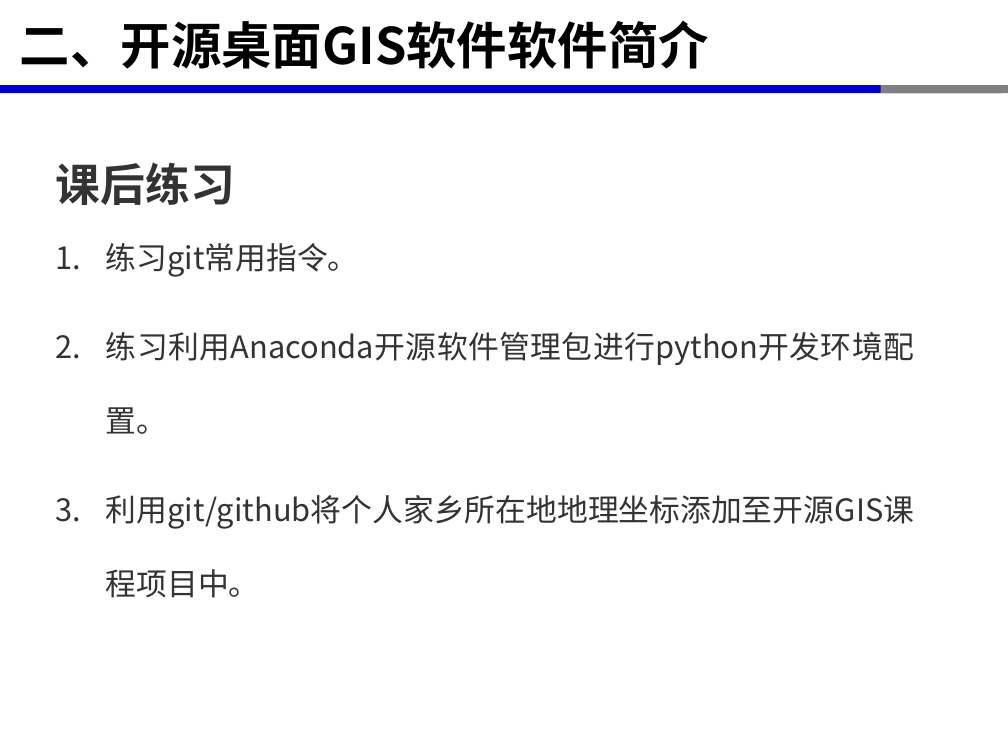
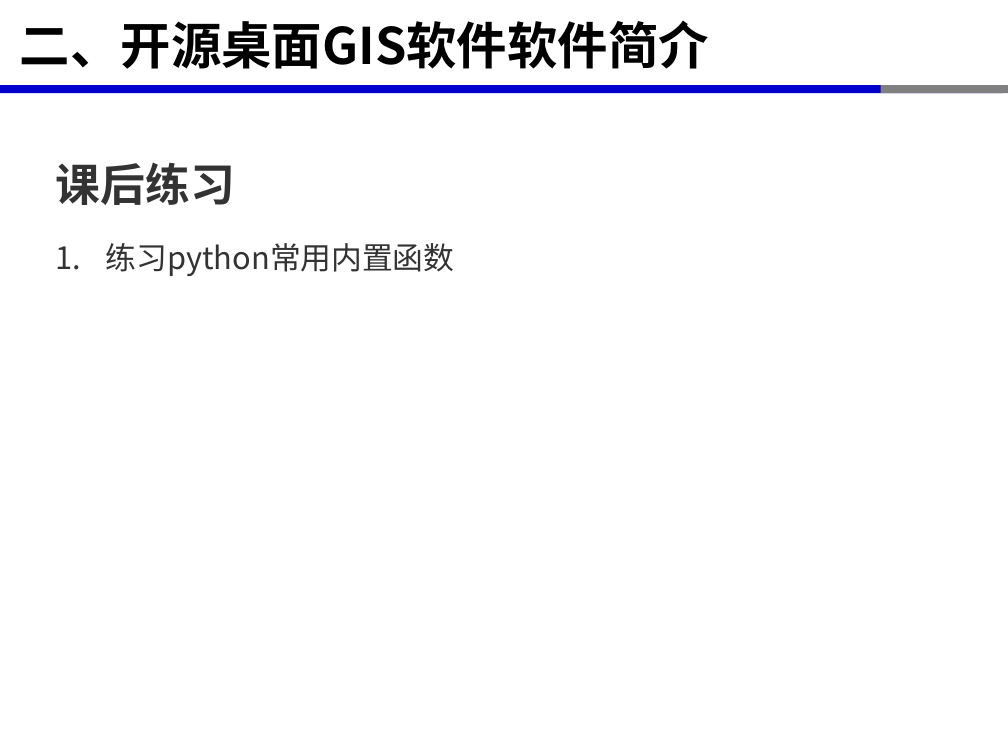
Before and after one commit to xinluo2018/spatial-data-course, a slide deck: slide 13 of 第二章-Python程序设计基础-8学时/第3节-python库调用-2课时.pptx (slide 8 before the commit). Drawn at 1008x756 pixels with LibreOffice and Linux fonts; fonts in the diff are those of the drawing. Boxes give left, top, right and bottom in pixels: in the first picture for what was removed or moved away, otherwise in the second. Text is boxed around its words. In the diff, an @@ line names an element or a change of style, - is before the commit and + after.

```diff
--- a/第二章-Python程序设计基础-8学时/第3节-python库调用-2课时.pptx
+++ b/第二章-Python程序设计基础-8学时/第3节-python库调用-2课时.pptx
@@ text at <box>106,243,455,276</box>: text changed @@
-1. 练习git常用指令。
-2. 练习利用Anaconda开源软件管理包进行python开发环境配置。
-3. 利用git/github将个人家乡所在地地理坐标添加至开源GIS课程项目中。
+1. 练习python常用内置函数
```
Also in this commit, not shown: 4 other slides changed, 8 slides added, 3 slides removed, 12 other files.
